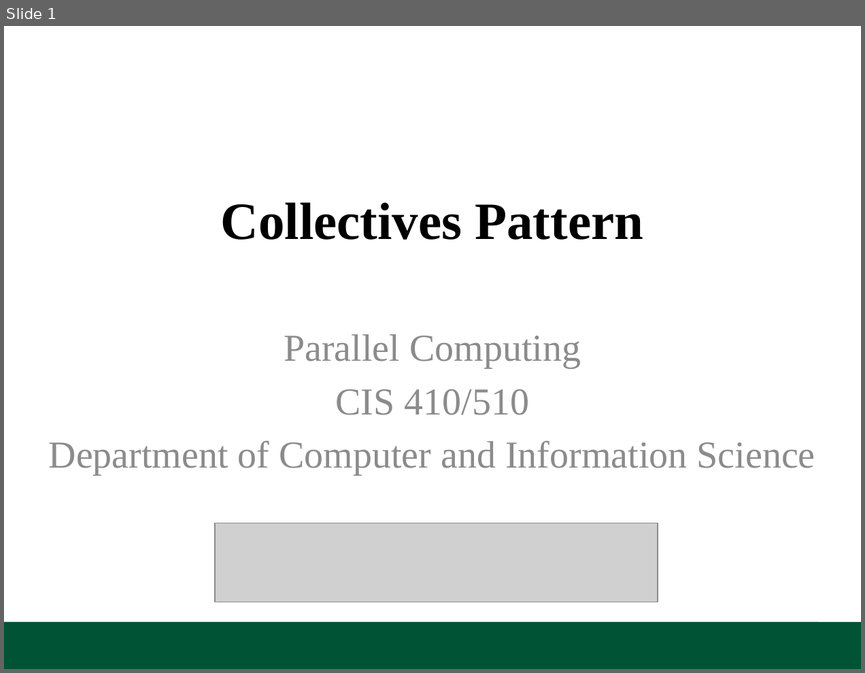
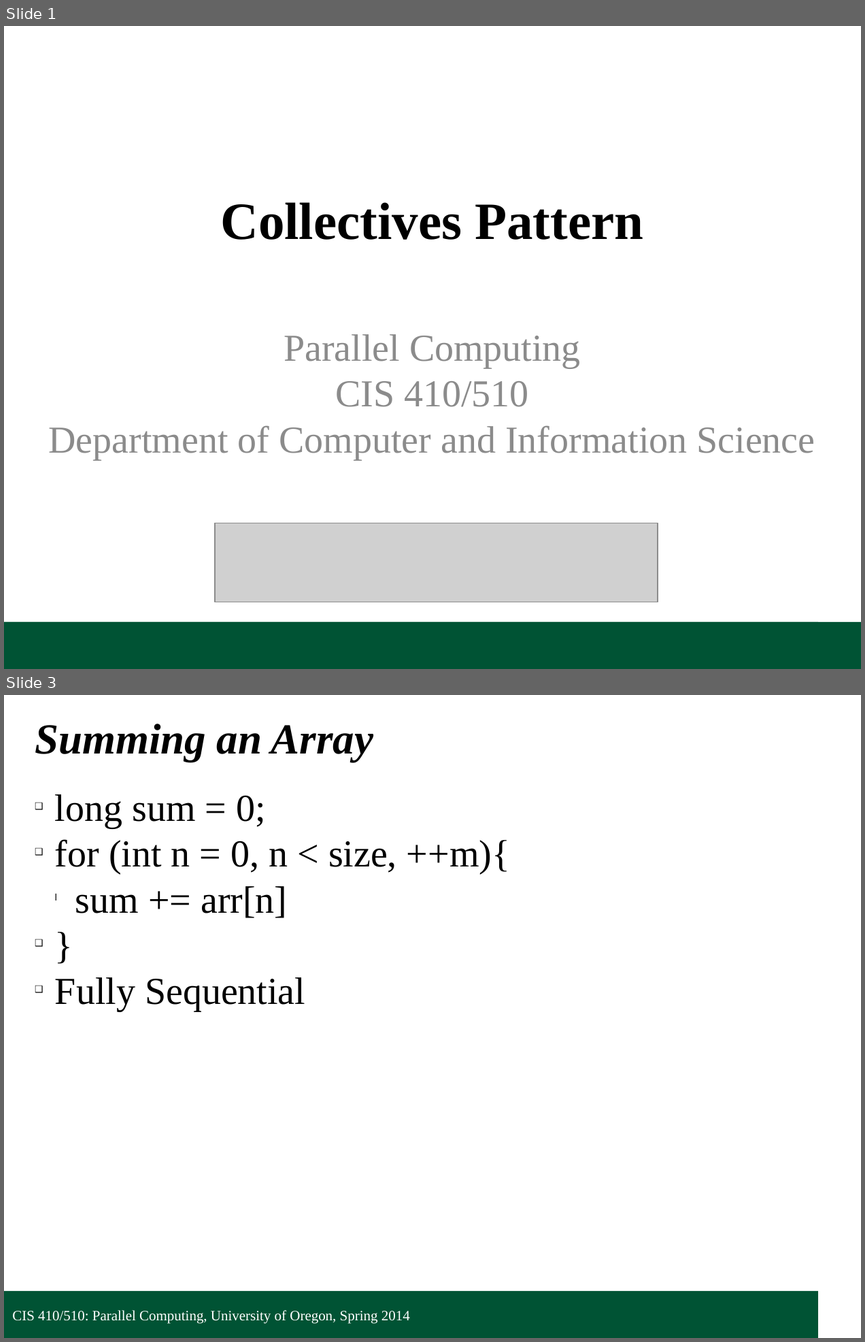
Before and after one commit to UOregonParallel/CourseMaterials, a slide deck: lecture_content/classSlides/2_collectivesPattern/collectivesPattern.pptx. Shown one above the other, each under a label of ours: slide 1 before the commit, slides 1 and 3 after it; the slides between them are not shown. The pictures are 865x673 and 865x1342 pixels, drawn with LibreOffice and Linux fonts; fonts in the diff are those of the drawing; grey boxes stand for pictures; background and template pictures are left out. Boxes give left, top, right and bottom in pixels: in the first picture for what was removed or moved away, otherwise in the second. Text is boxed around its words. In the diff, an @@ line names an element or a change of style, - is before the commit and + after.

```diff
--- a/lecture_content/classSlides/2_collectivesPattern/collectivesPattern.pptx
+++ b/lecture_content/classSlides/2_collectivesPattern/collectivesPattern.pptx
@@ slide 3 added at [4,695,861,1338], background #FFFFFF; not listed: 1 template element that a slide beside it also shows @@
@@ text added at [35,724,373,762], 36 pt, text #000000, bold, italic @@
+Summing an Array
@@ text added at [55,794,510,1011], 32 pt, text #000000 @@
+❑ long sum = 0;
+❑ for (int n = 0, n < size, ++m){
+  l sum += arr[n]
+❑ }
+❑ Fully Sequential
@@ text added at [12,1310,410,1323], 12 pt, text #FFFFFF @@
+CIS 410/510: Parallel Computing, University of Oregon, Spring 2014
@@ slide 1 changed as well @@
@@ text "Parallel Computing" at [48,334,815,459]: text colour #8C8C8C to #8B8B8B; less space between paragraphs @@
```
Also in this commit, not shown: 3 other slides changed, 35 other slides added, 1 other file.
